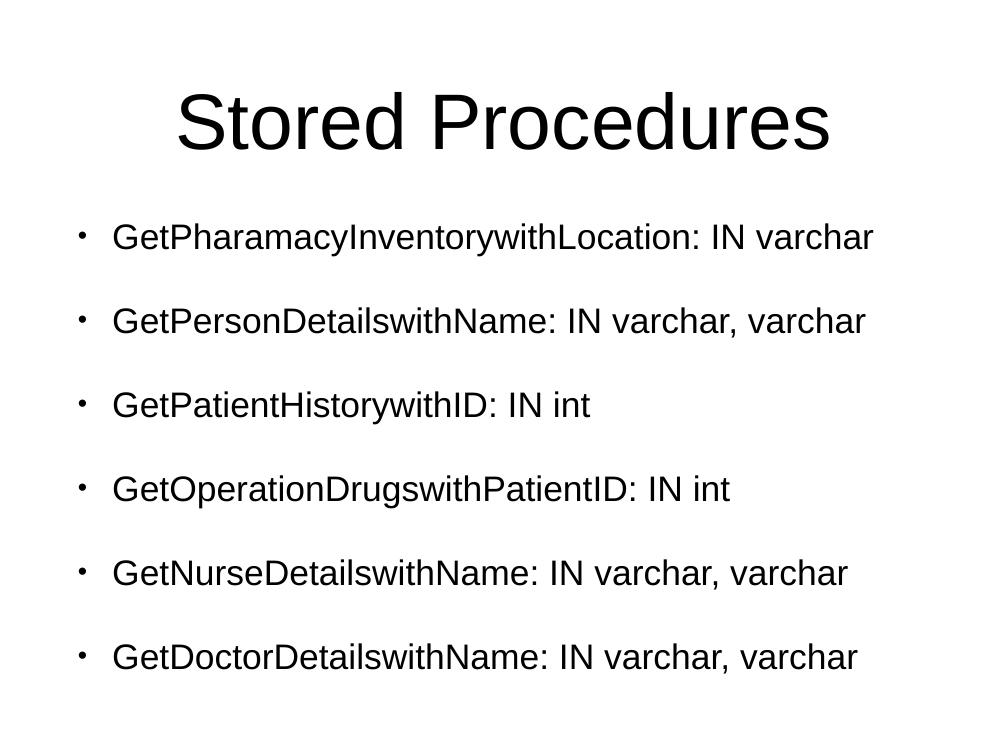
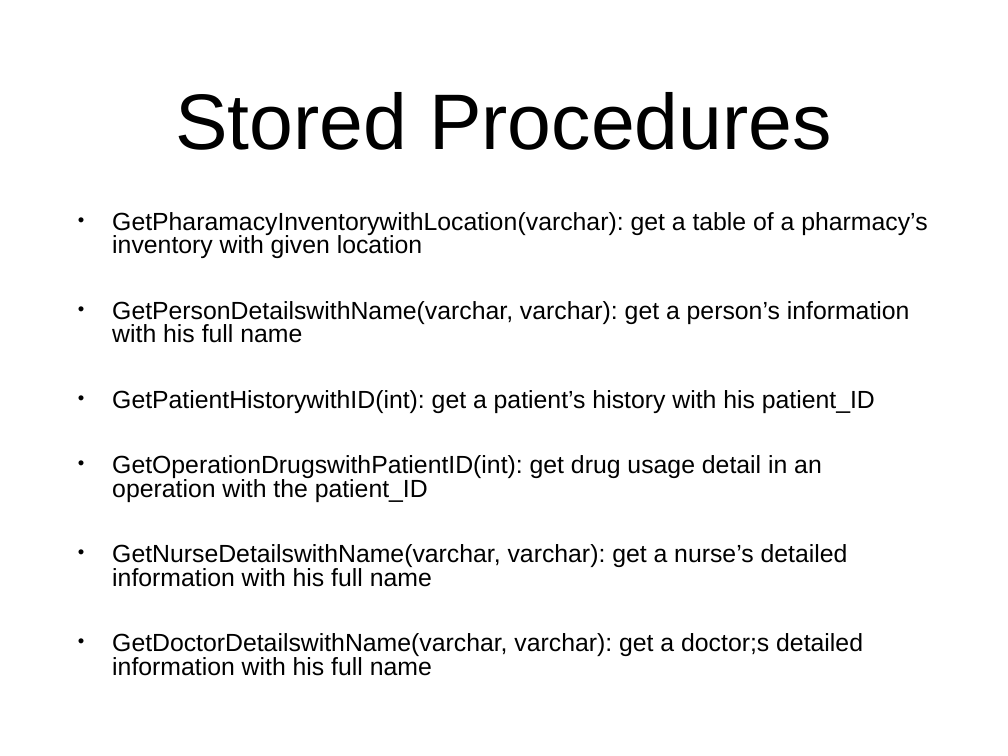
Before and after one commit to zhengtianqi94/HospitalDatabase, a slide deck: slide 8 of Presentation.pptx (slide 7 before the commit). Drawn at 1008x756 pixels with LibreOffice and Linux fonts; fonts in the diff are those of the drawing. Boxes give left, top, right and bottom in pixels: in the first picture for what was removed or moved away, otherwise in the second. Text is boxed around its words. In the diff, an @@ line names an element or a change of style, - is before the commit and + after.

```diff
--- a/Presentation.pptx
+++ b/Presentation.pptx
@@ text at <box>112,212,927,676</box>: text changed; size 36 to 25.2 pt @@
-• GetPharamacyInventorywithLocation: IN varchar
-• GetPersonDetailswithName: IN varchar, varchar
-• GetPatientHistorywithID: IN int
-• GetOperationDrugswithPatientID: IN int
-• GetNurseDetailswithName: IN varchar, varchar
-• GetDoctorDetailswithName: IN varchar, varchar
+• GetPharamacyInventorywithLocation(varchar): get a table of a pharmacy’s inventory with given location
+• GetPersonDetailswithName(varchar, varchar): get a person’s information with his full name
+• GetPatientHistorywithID(int): get a patient’s history with his patient_ID
+• GetOperationDrugswithPatientID(int): get drug usage detail in an operation with the patient_ID
+• GetNurseDetailswithName(varchar, varchar): get a nurse’s detailed information with his full name
+• GetDoctorDetailswithName(varchar, varchar): get a doctor;s detailed information with his full name
```
Also in this commit, not shown: 2 other slides changed, 1 slide added, 4 other files.
